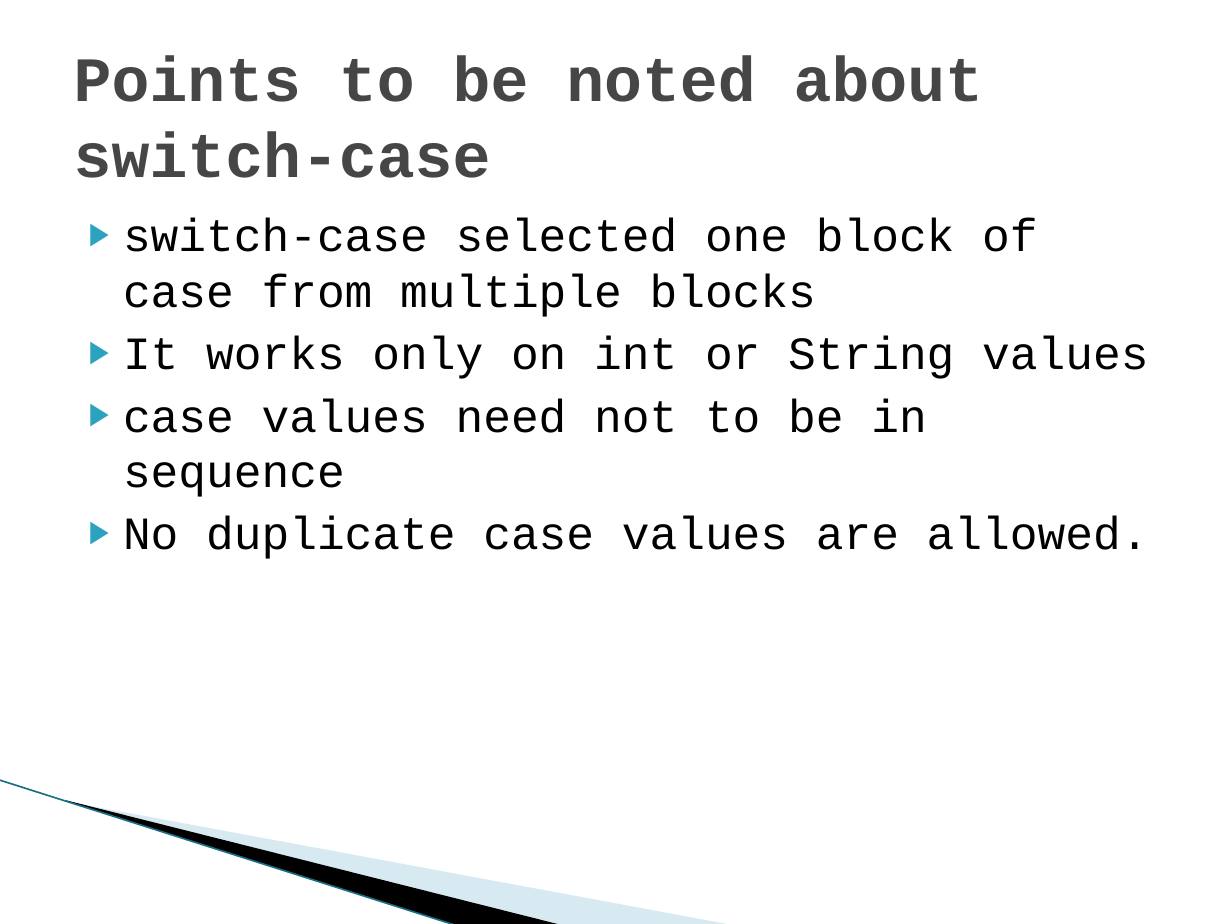
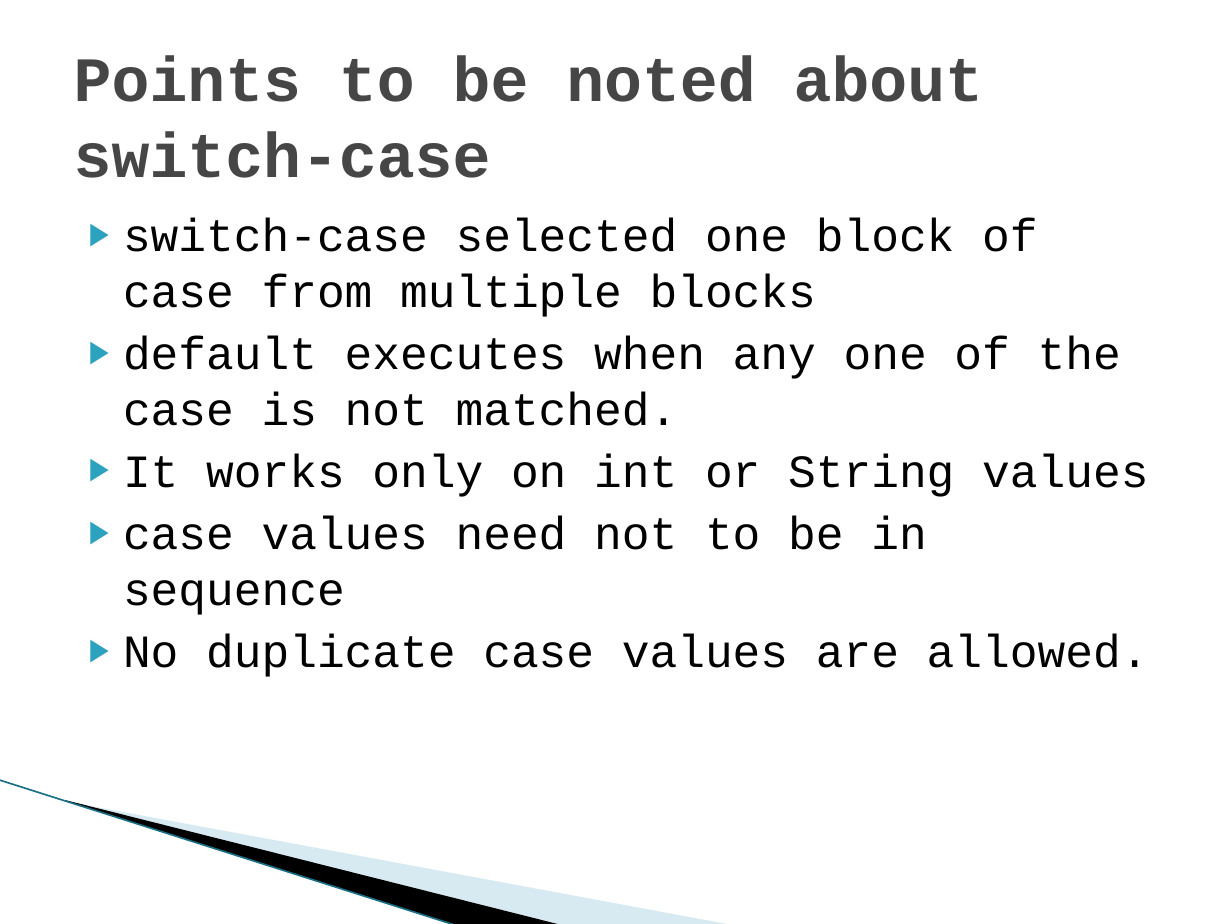
Before and after one commit to ankushvankore/AViIT-Selenium-16, a slide deck: slide 26 of Session_2_Java Basics.pptx. Drawn at 1232x924 pixels with LibreOffice and Linux fonts; fonts in the diff are those of the drawing; background and template pictures are left out. Boxes give left, top, right and bottom in pixels: in the first picture for what was removed or moved away, otherwise in the second. Text is boxed around its words. In the diff, an @@ line names an element or a change of style, - is before the commit and + after.

```diff
--- a/Session_2_Java Basics.pptx
+++ b/Session_2_Java Basics.pptx
@@ text at <box>123,336,1121,426</box>: paragraph added @@
+▶ default executes when any one of the case is not matched.
```
Also in this commit, not shown: 2 other slides changed, 8 other files.
